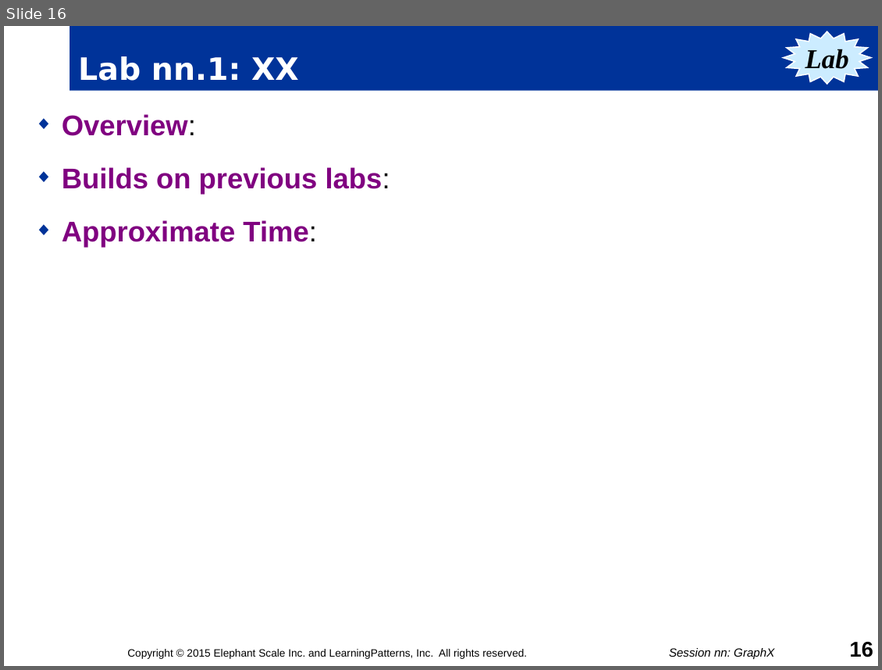
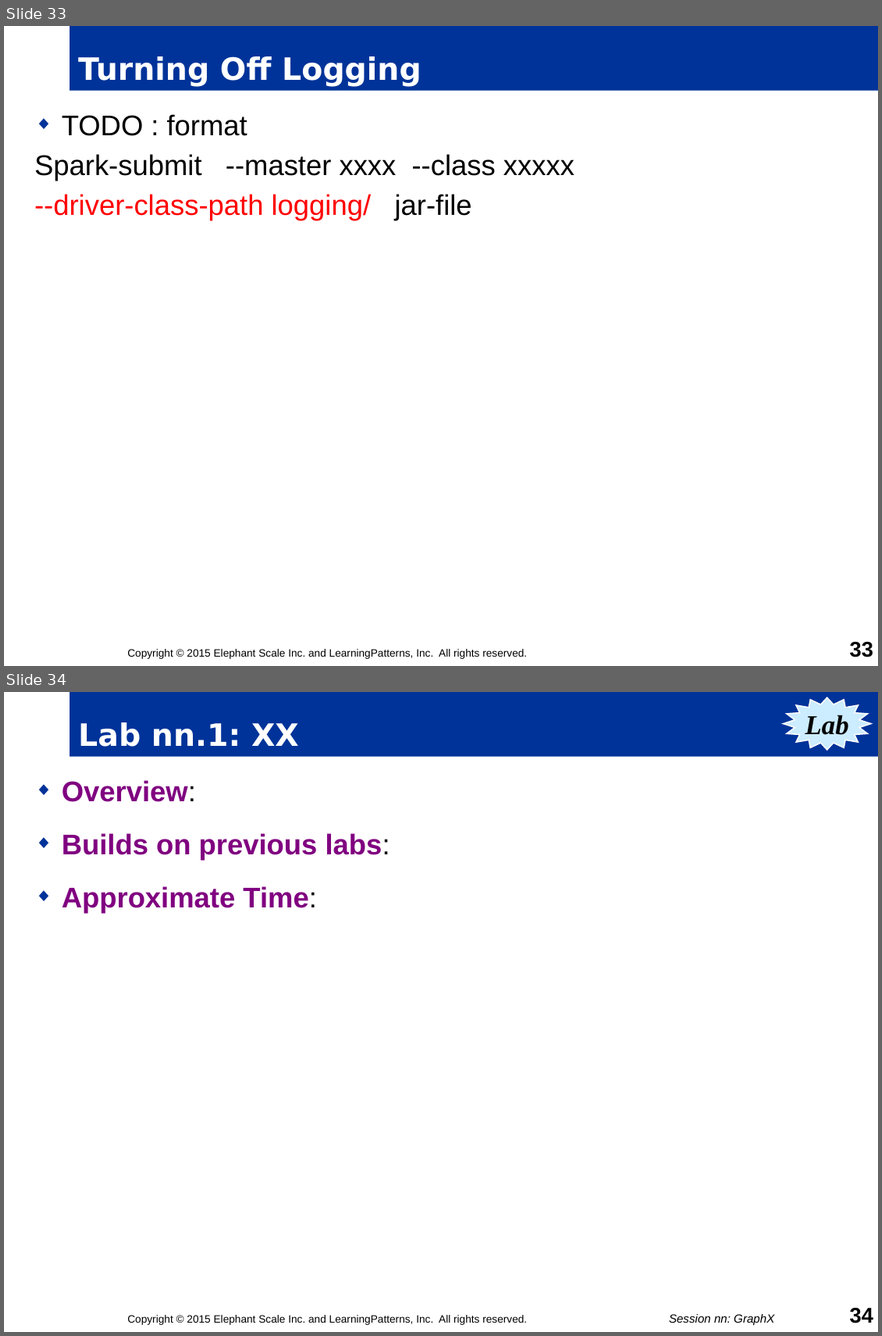
Before and after one commit to mattvinks/spark-labs, a slide deck: slides/05-Spark_API.pptm. Shown one above the other, each under a label of ours: slide 16 before the commit, slides 33 and 34 after it. The pictures are 882x670 and 882x1336 pixels, drawn with LibreOffice and Linux fonts; fonts in the diff are those of the drawing; background and template pictures are left out. Boxes give left, top, right and bottom in pixels: in the first picture for what was removed or moved away, otherwise in the second. Text is boxed around its words. In the diff, an @@ line names an element or a change of style, - is before the commit and + after.

```diff
--- a/slides/05-Spark_API.pptm
+++ b/slides/05-Spark_API.pptm
@@ slide 33 added at (x1=4, y1=26, x2=878, y2=666), background #FFFFFF @@
@@ title added at (x1=70, y1=26, x2=878, y2=91), fill #003399, 26 pt, text #FFFFFF, bold @@
+Turning Off Logging
@@ text added at (x1=34, y1=114, x2=574, y2=220), 24 pt, text #000000 @@
+◆ TODO : format
+Spark-submit --master xxxx --class xxxxx
+--driver-class-path logging/ jar-file
@@ text added at (x1=127, y1=648, x2=527, y2=659), 9 pt, text #000000 @@
+Copyright © 2015 Elephant Scale Inc. and LearningPatterns, Inc. All rights reserved.
@@ page number added at (x1=850, y1=641, x2=873, y2=657), 18 pt, text #000000, bold @@
+33
@@ what was slide 16 is now slide 34 @@
@@ page number at (x1=850, y1=1307, x2=873, y2=1323): text changed @@
-16
+34
```
Also in this commit, not shown: 5 slides changed, 17 other slides added, 1 other file.
